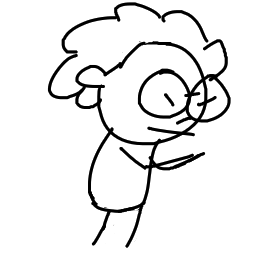
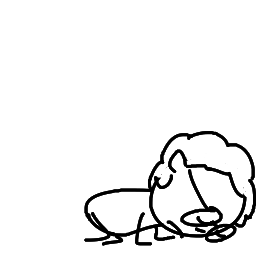
Revision of a layered 256px x 256px image; what changed, layer by layer:
hid "fight push", opacity 100% → 36% over [47, 2, 256, 248]
added layer "fight push FALL END" over [84, 128, 256, 248]
